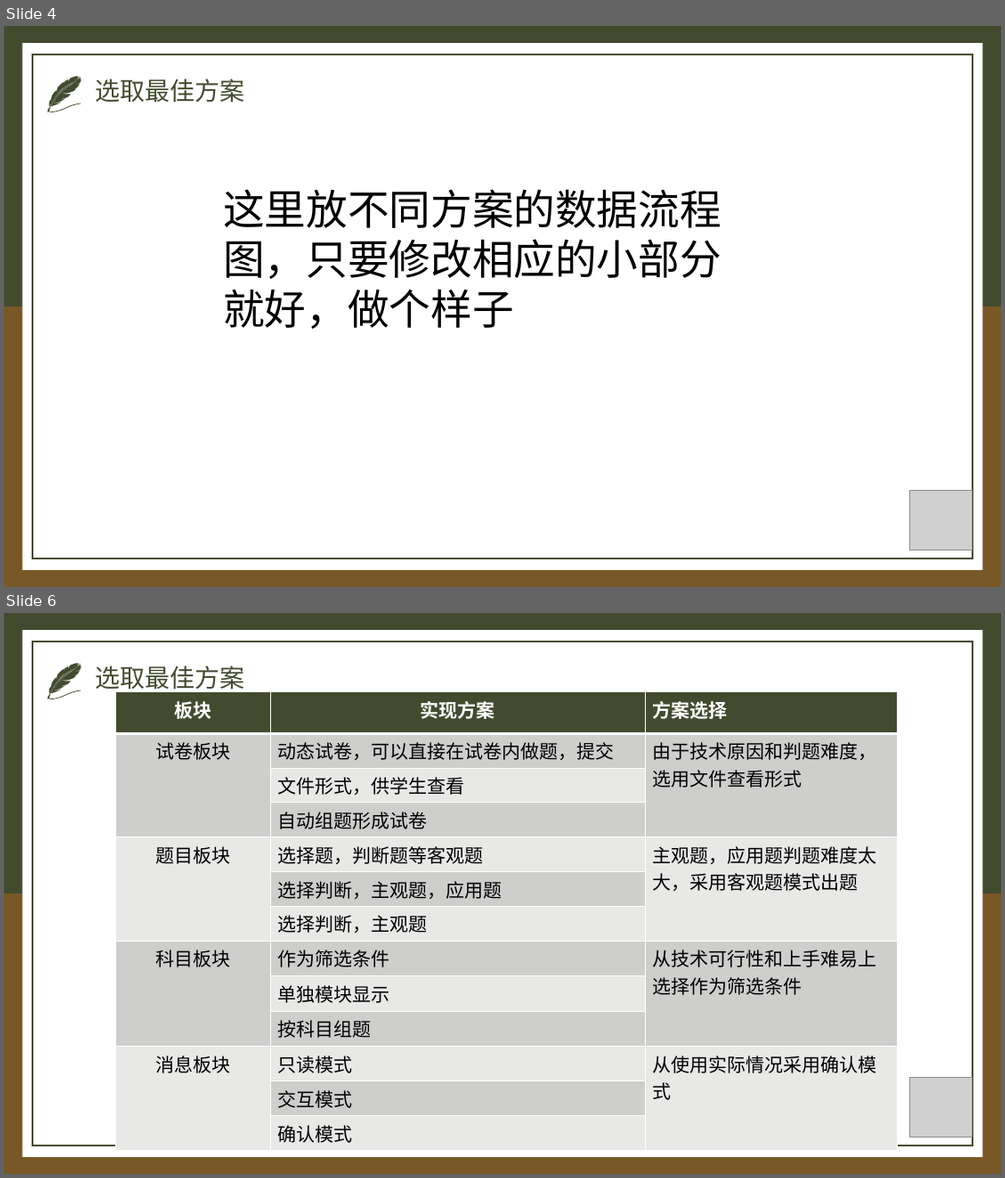
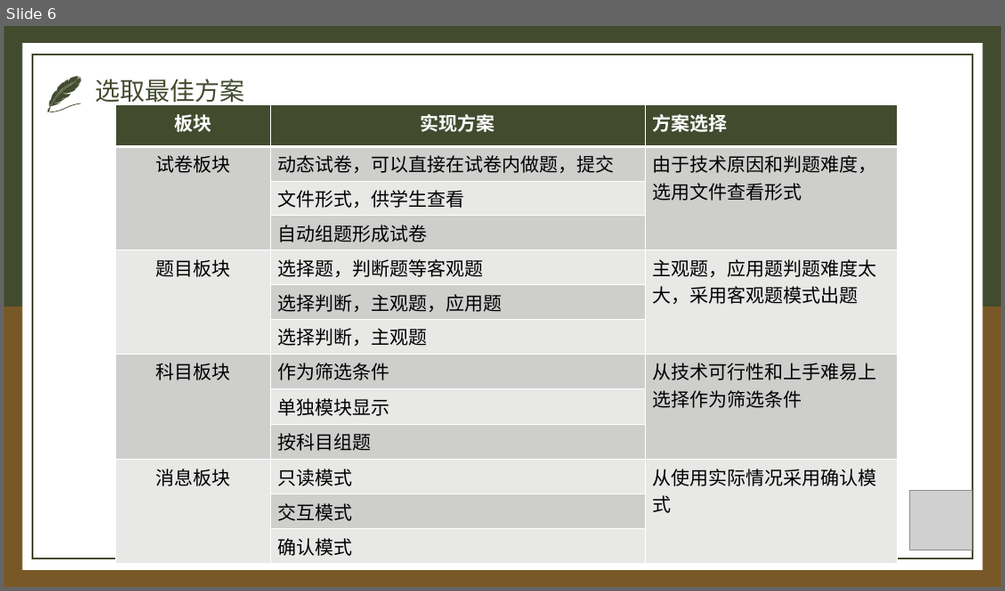
Before and after one commit to IHaoT/aishuati.document, a slide deck: SE2021-G003-总体设计/SE2021-G003-总体设计.pptx. Shown one above the other, each under a label of ours: slides 4 and 6 before the commit, slide 6 after it; the slides between them are not shown. The pictures are 1005x1178 and 1005x591 pixels, drawn with LibreOffice and Linux fonts; fonts in the diff are those of the drawing; grey boxes stand for pictures. Boxes give left, top, right and bottom in pixels: in the first picture for what was removed or moved away, otherwise in the second. Text is boxed around its words. In the diff, an @@ line names an element or a change of style, - is before the commit and + after.

```diff
--- a/SE2021-G003-总体设计/SE2021-G003-总体设计.pptx
+++ b/SE2021-G003-总体设计/SE2021-G003-总体设计.pptx
@@ slide 4 removed at [4, 26, 1001, 587], background #FFFFFF; not listed: 5 template elements that a slide beside it also shows @@
@@ title removed at [95, 79, 244, 103] @@
-选取最佳方案
@@ text removed at [223, 189, 720, 329] @@
-这里放不同方案的数据流程图，只要修改相应的小部分就好，做个样子
@@ picture removed at [910, 491, 972, 549] @@
```
Also in this commit, not shown: 5 slides changed, 4 slides added, 1 other slide removed, 2 other files.
